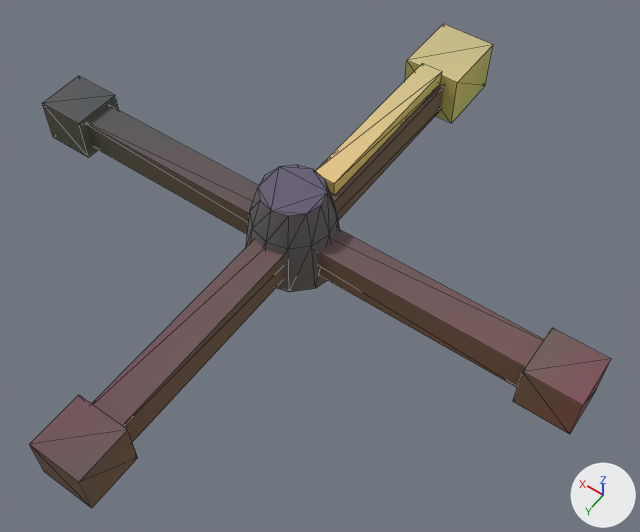
The glTF model assets/kit/capstan_bars.glb: old version first, new version second.
Camera for both pictures: a camera (50 mm lens) standing at (-1.39, 1.77, 2.74) and looking at (-0.15, 0.04, 0.01). Lighting does not change. The marker at lower right points along +X, +Y and +Z. The first picture is the older version. Mesh edges are drawn as thin lines. Vertices at exactly the same position are counted once.

In view in the first picture: 'cap_bars', 'cap_goldbar', 'cap_hub'.
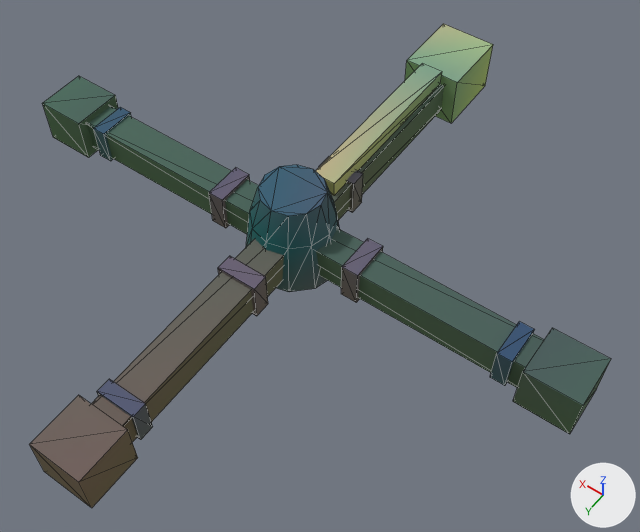
Boxes [x1, y1, x2, y2] around the edits, measured in the pictures (640 x 532 px):
'cap_straps', added: after [93, 107, 535, 439]
part 1 of me_cap_bars, recoloured: [32, 76, 611, 445] in both
part 2 of me_cap_goldbar, recoloured: [451, 45, 493, 123] in both
part 3 of me_cap_goldbar, recoloured: [405, 60, 457, 123] in both
part 4 of me_cap_goldbar, recoloured: [316, 24, 493, 183] in both
part 5 of me_cap_goldbar, recoloured: [336, 72, 442, 182] in both
part 6 of me_cap_goldbar, recoloured: [325, 92, 433, 196] in both
part 7 of me_cap_hub, recoloured (pale yellow to cyan): [246, 181, 338, 291] in both
part 8 of me_cap_hub, recoloured: [246, 218, 340, 292] in both
part 9 of me_cap_hub, recoloured: [258, 165, 327, 216] in both

What changed in the scene script:
```text
Change me_cap_bars:
    where me_cap_bars.from_pydata(...)  # 40 vertices, 60 faces; spans x -1.26..1.26, y -1.15..1.26, z -0.03..0.17
    used by ob_cap_bars; location = (0.0, 0.0, 0.0)
    me_cap_bars part 1: 60 faces centred in x -1.26..1.26, y -1.15..1.26, z -0.03..0.17 are repainted in the vertex colours, in many colours
Change me_cap_goldbar:
    where me_cap_goldbar.from_pydata(...)  # 16 vertices, 24 faces; spans x -0.13..0.13, y -1.34..-0.2, z -0.05..0.21
    used by ob_cap_goldbar; location = (0.0, 0.0, 0.0)
    me_cap_goldbar part 2: 6 faces centred in x -0.13..0.13, y -1.34..-1.127, z 0.03..0.11 are repainted in the vertex colours; the middle colour goes from pale green #d2e2c5 to green #b4dbc5
    me_cap_goldbar part 3: 4 faces centred in x -0.043..0.043, y -1.02, z 0.03..0.187 are repainted in the vertex colours; the middle colour goes from pale green #ddebcc to cyan #86c5cc
    me_cap_goldbar part 4: 4 faces centred in x -0.043..0.043, y -1.233..-0.473, z 0.19..0.21 are repainted in the vertex colours; the middle colour goes from pale blue #e1ebfe to blue #9bd1fe
    me_cap_goldbar part 5: 3 faces centred in x -0.05..0.05, y -0.747, z 0.14..0.187 are repainted in the vertex colours; the middle colour goes from pale green #dfedca to cyan #86c5ca
    me_cap_goldbar part 6: 5 faces centred in x -0.05..0.05, y -0.473..-0.2, z 0.14..0.187 are repainted in the vertex colours; the middle colour goes from beige #f8f2ca to pale green #c3daca
Change me_cap_hub:
    where me_cap_hub.from_pydata(...)  # 36 vertices, 68 faces; spans x -0.2..0.2, y -0.2..0.2, z -0.05..0.32
    used by ob_cap_hub; location = (0.0, 0.0, 0.0)
    me_cap_hub part 7: 32 faces centred in x -0.149..0.172, y -0.172..0.172, z 0.103..0.273 are repainted in the vertex colours; the middle colour goes from pale yellow #eae8d3 to cyan #82e5d3
    me_cap_hub part 8: 26 faces centred in x -0.181..0.181, y -0.182..0.182, z -0.05..0.103 are repainted in the vertex colours; the middle colour goes from beige #ffe8c3 to green #a4e3c3
    me_cap_hub part 9: 10 faces centred in x -0.118..0.118, y -0.103..0.103, z 0.32 are repainted in the vertex colours; the middle colour goes from pale blue #f7e6ff to cyan #89e4ff
Add me_cap_straps:
    me_cap_straps.from_pydata(...)  # a box spanning x -0.36..-0.28, y -0.08..0.08, z -0.02..0.16; a box spanning x -0.08..0.08, y -0.36..-0.28, z -0.02..0.16; a box spanning x 0.28..0.36, y -0.08..0.08, z -0.02..0.16; a box spanning x -0.08..0.08, y 0.28..0.36, z -0.02..0.16; a box spanning x 0.93..0.99, y -0.08..0.08, z -0.01..0.15; a box spanning x -0.99..-0.93, y -0.08..0.08, z -0.01..0.15; a box spanning x -0.08..0.08, y 0.93..0.99, z -0.01..0.15
    me_cap_straps.materials.append(mat_m_iron)
Add ob_cap_straps:
    ob_cap_straps = bpy.data.objects.new('cap_straps', me_cap_straps)
    ob_cap_straps.location = (0.0, 0.0, 0.0)
```
